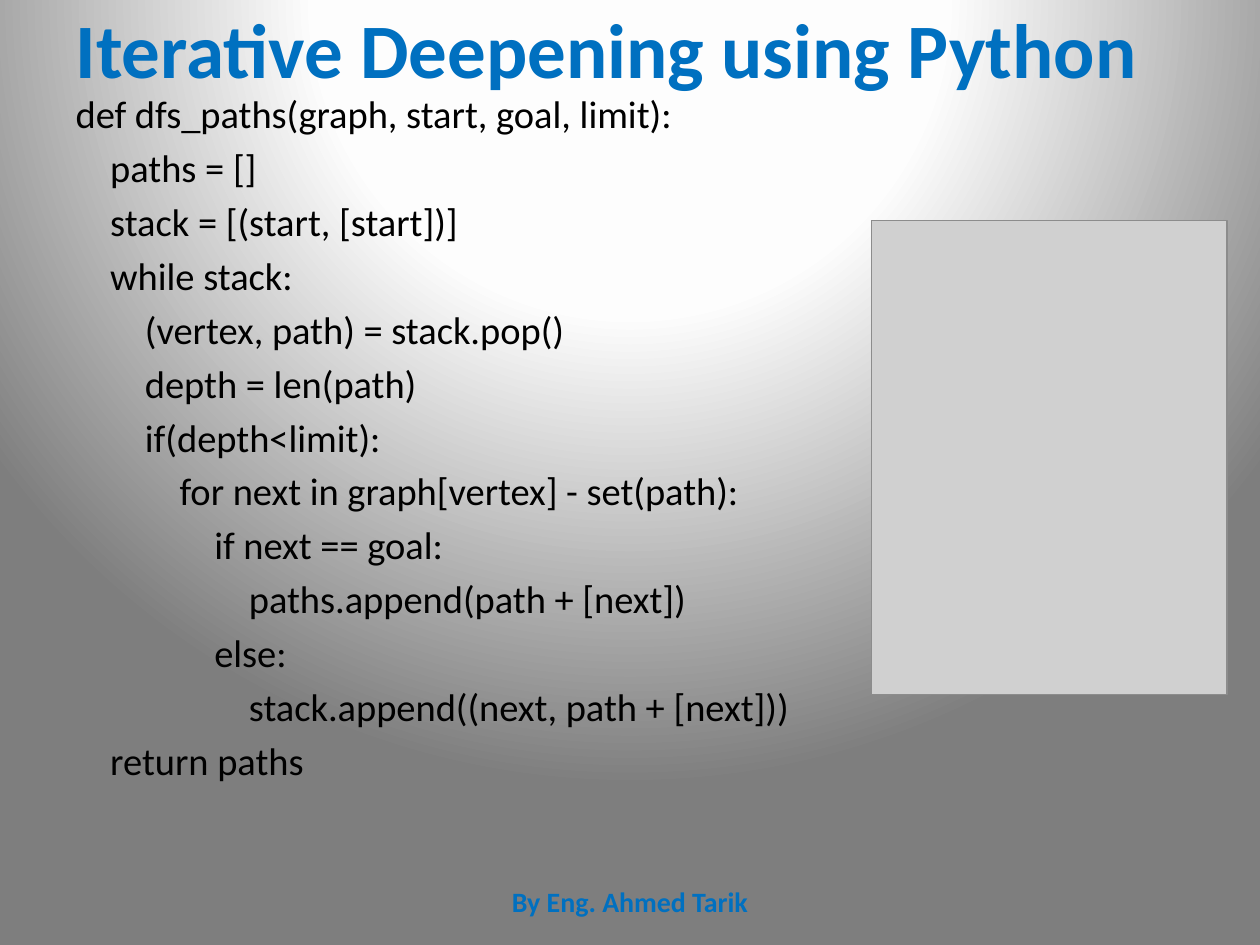
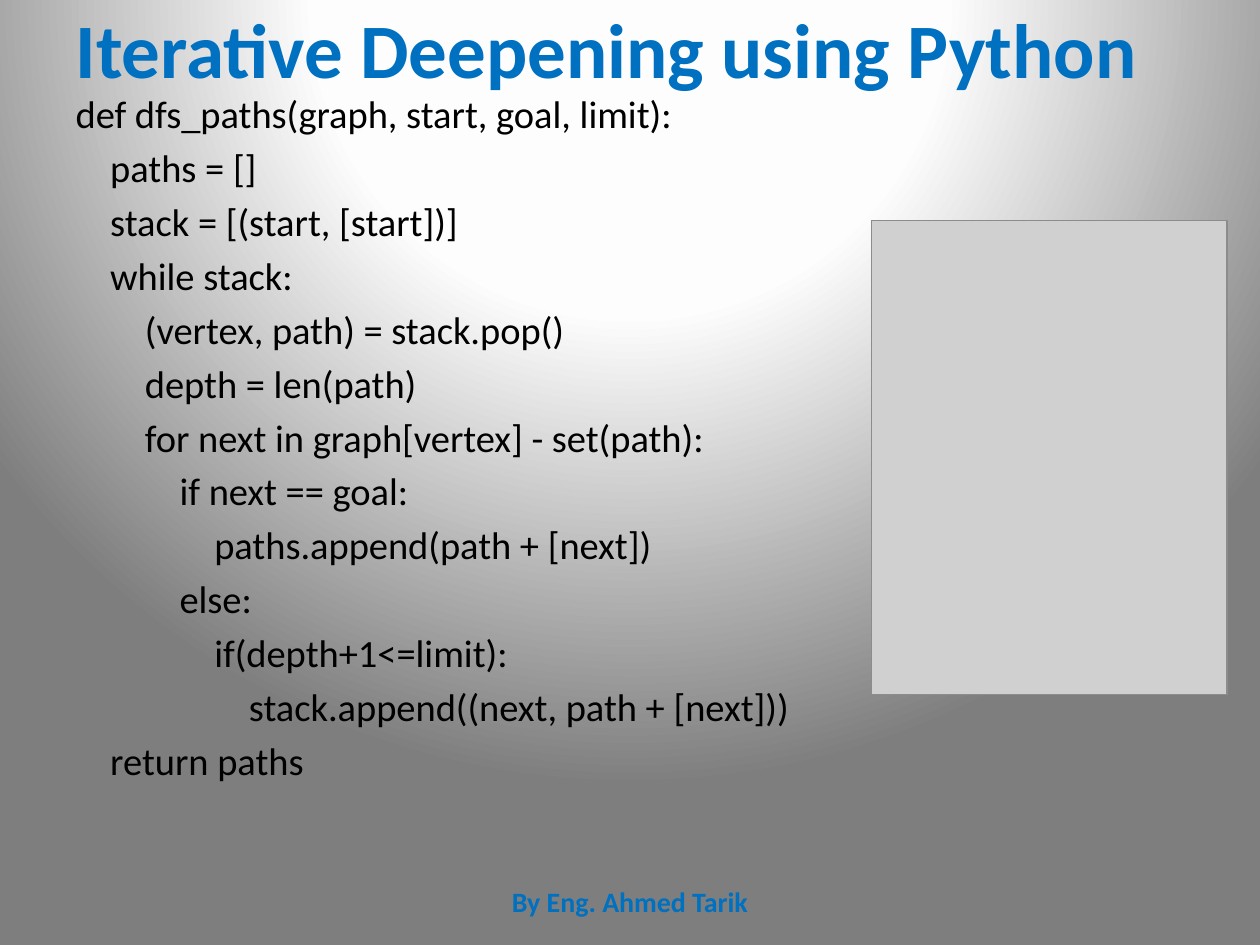
Before and after one commit to CharaD7/AI-class-1, a slide deck: slide 22 of Search I.pptx. Drawn at 1260x945 pixels with LibreOffice and Linux fonts; fonts in the diff are those of the drawing; grey boxes stand for pictures. Boxes give left, top, right and bottom in pixels: in the first picture for what was removed or moved away, otherwise in the second. Text is boxed around its words. In the diff, an @@ line names an element or a change of style, - is before the commit and + after.

```diff
--- a/Search I.pptx
+++ b/Search I.pptx
@@ text at box(145, 424, 381, 458): paragraph removed @@
-if(depth<limit):
@@ text at box(214, 639, 507, 673): paragraph added @@
+if(depth+1<=limit):
```
Also in this commit, not shown: 7 other slides changed, 1 other file.
